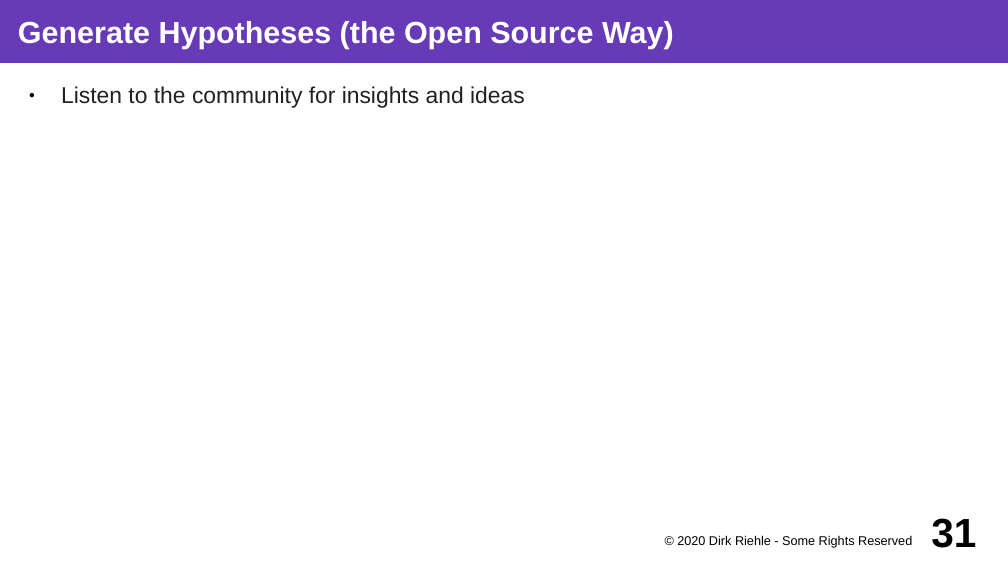
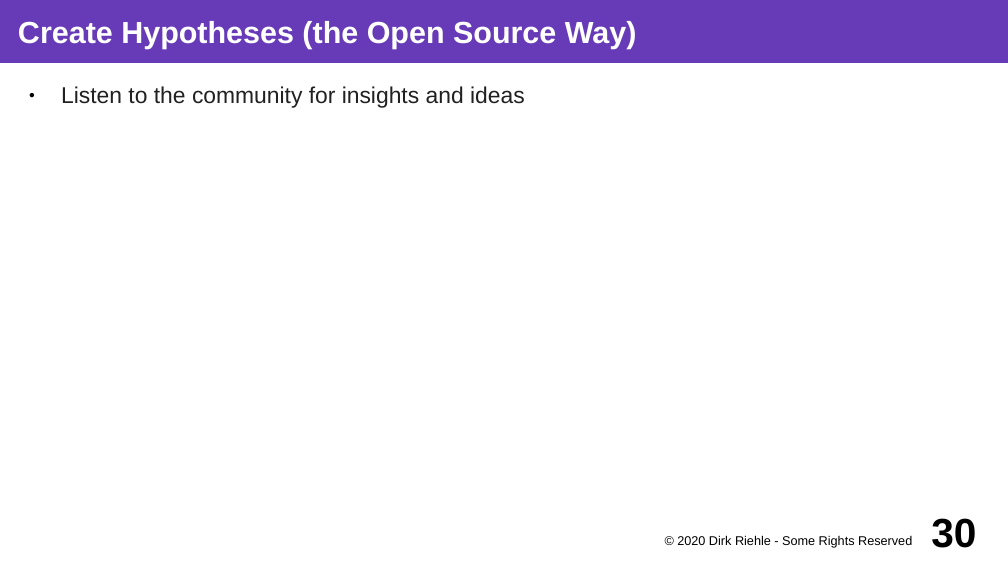
Before and after one commit to dirkriehle/coss-course, a slide deck: slide 30 of Lecture slides/COSS D01 - Software Startups.odp (slide 31 before the commit). Drawn at 1008x567 pixels with LibreOffice and Linux fonts; fonts in the diff are those of the drawing. Boxes give left, top, right and bottom in pixels: in the first picture for what was removed or moved away, otherwise in the second. Text is boxed around its words. In the diff, an @@ line names an element or a change of style, - is before the commit and + after.

```diff
--- a/Lecture slides/COSS D01 - Software Startups.odp
+++ b/Lecture slides/COSS D01 - Software Startups.odp
@@ title at <box>18,21,637,49</box>: text changed @@
-Generate Hypotheses (the Open Source Way)
+Create Hypotheses (the Open Source Way)
@@ page number at <box>931,518,976,548</box>: text changed @@
-31
+30
```
Also in this commit, not shown: 20 other slides changed, 4 slides added, 3 slides removed, 4 other files.
